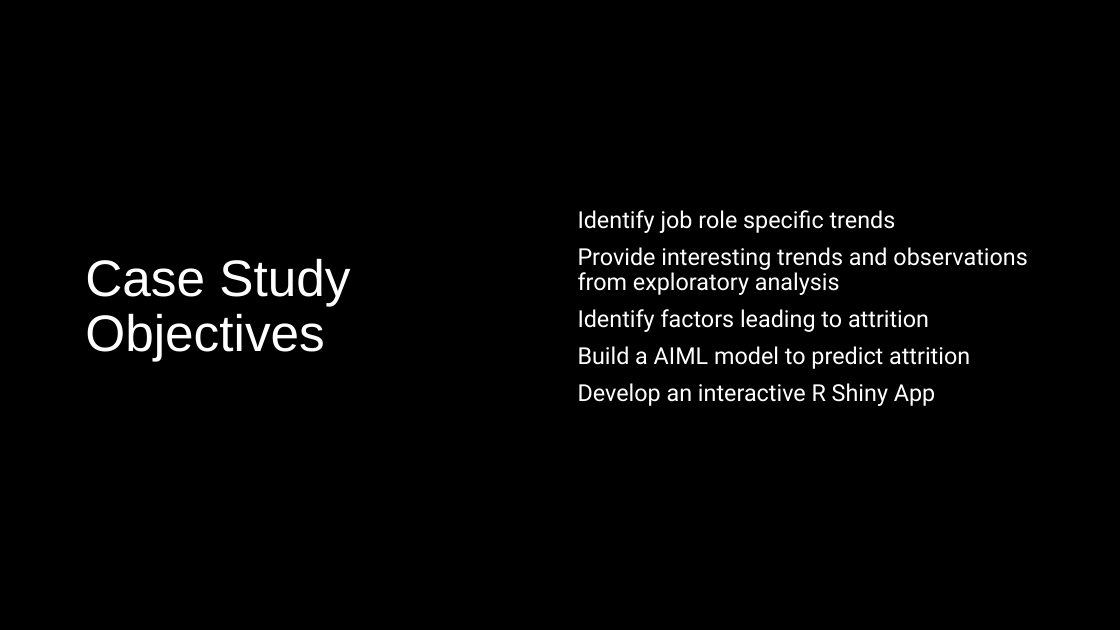
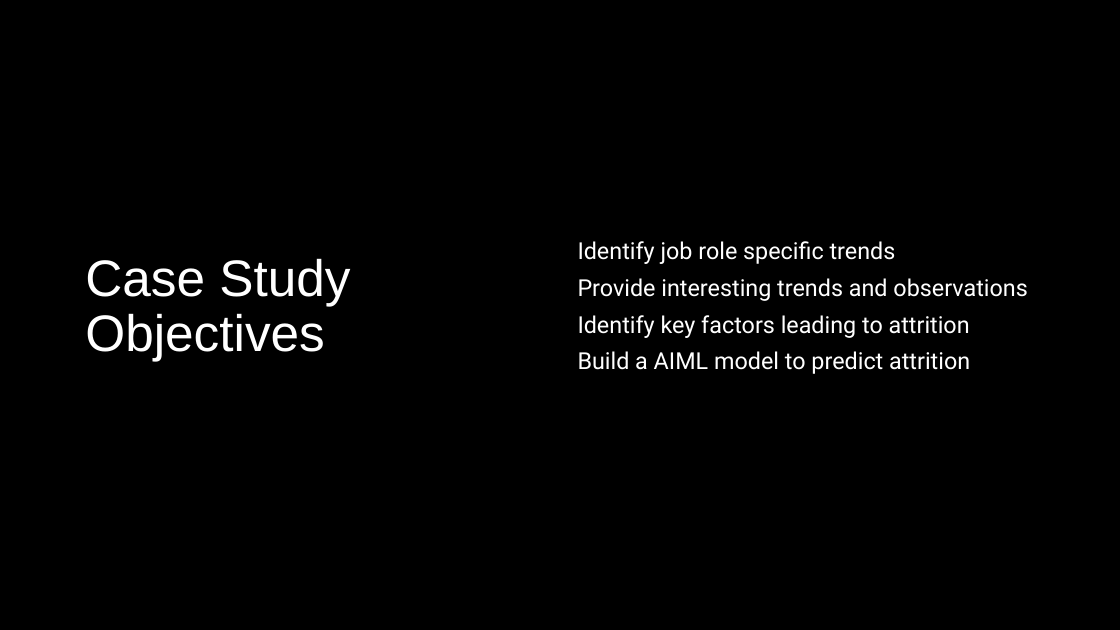
Before and after one commit to jjsmu/CaseStudy2DDS, a slide deck: slide 2 of Frito-Lay, Inc.pptx. Drawn at 1120x630 pixels with LibreOffice and Linux fonts; fonts in the diff are those of the drawing; background and template pictures are left out; a plain dark background stands for a picture behind light text. Boxes give left, top, right and bottom in pixels: in the first picture for what was removed or moved away, otherwise in the second. Text is boxed around its words. In the diff, an @@ line names an element or a change of style, - is before the commit and + after.

```diff
--- a/Frito-Lay, Inc.pptx
+++ b/Frito-Lay, Inc.pptx
@@ text at [578,278,1027,338]: text changed @@
-Provide interesting trends and observations from exploratory analysis
-Identify factors leading to attrition
+Provide interesting trends and observations
+Identify key factors leading to attrition
@@ text at [578,383,935,406]: paragraph removed @@
-Develop an interactive R Shiny App
```
Also in this commit, not shown: 2 other slides changed, 6 slides added, 3 slides removed.
